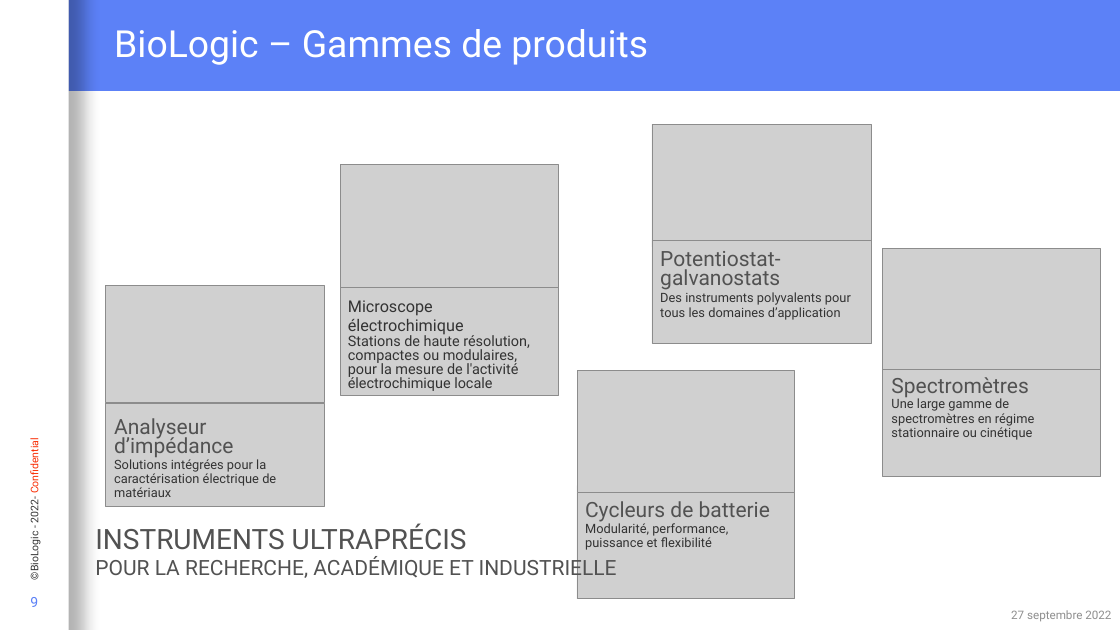
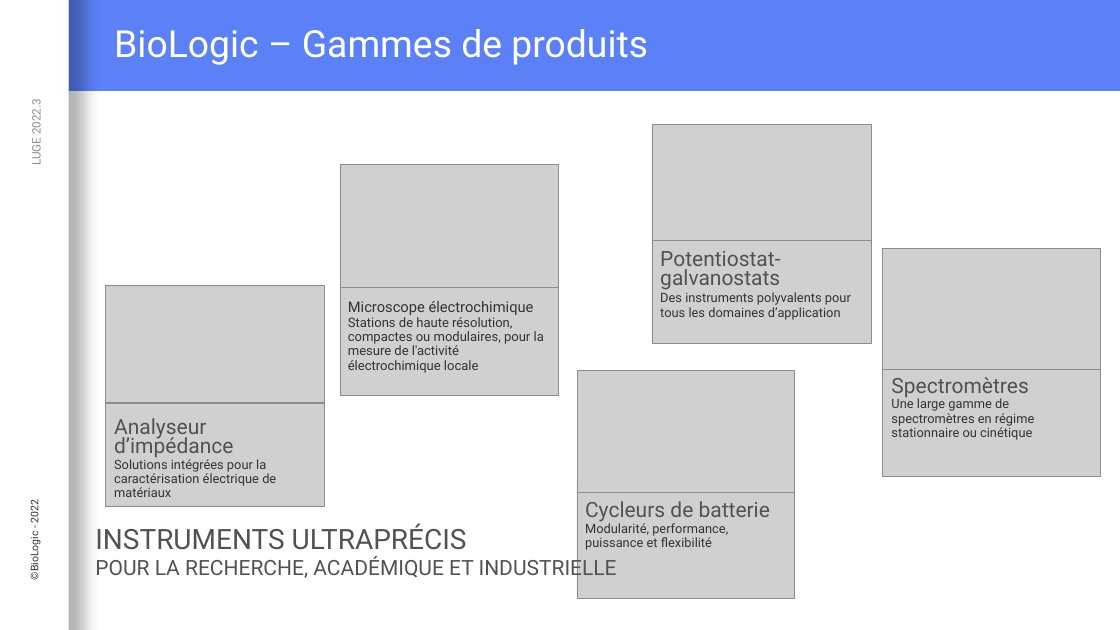
Before and after one commit to Loysse/PostLVUserEvent_Demo, a slide deck: slide 4 of Interaction événementielle entre du code C et LabVIEW.pptx (slide 9 before the commit). Drawn at 1120x630 pixels with LibreOffice and Linux fonts; fonts in the diff are those of the drawing; grey boxes stand for pictures; background and template pictures are left out. Boxes give left, top, right and bottom in pixels: in the first picture for what was removed or moved away, otherwise in the second. Text is boxed around its words. In the diff, an @@ line names an element or a change of style, - is before the commit and + after.

```diff
--- a/Interaction événementielle entre du code C et LabVIEW.pptx
+++ b/Interaction événementielle entre du code C et LabVIEW.pptx
@@ text added at (x1=29, y1=102, x2=44, y2=164), 10 pt, text #909090 @@
+LUGE 2022.3
@@ text "Microscope électrochimique" at (x1=348, y1=301, x2=544, y2=373): size 13.9 to 12.6 pt in "Microscope électrochimique"; size 12.4 to 11.2 pt in "Stations de haute résolution, compactes ou modulaires, ..." @@
@@ text at (x1=27, y1=502, x2=41, y2=579): text changed @@
-©BioLogic - 2022- Confidential
+©BioLogic - 2022
@@ page number removed at (x1=30, y1=597, x2=38, y2=607) @@
-9
@@ text removed at (x1=1011, y1=610, x2=1111, y2=621) @@
-27 septembre 2022
```
Also in this commit, not shown: 27 other slides changed, 7 slides added, 6 slides removed.
